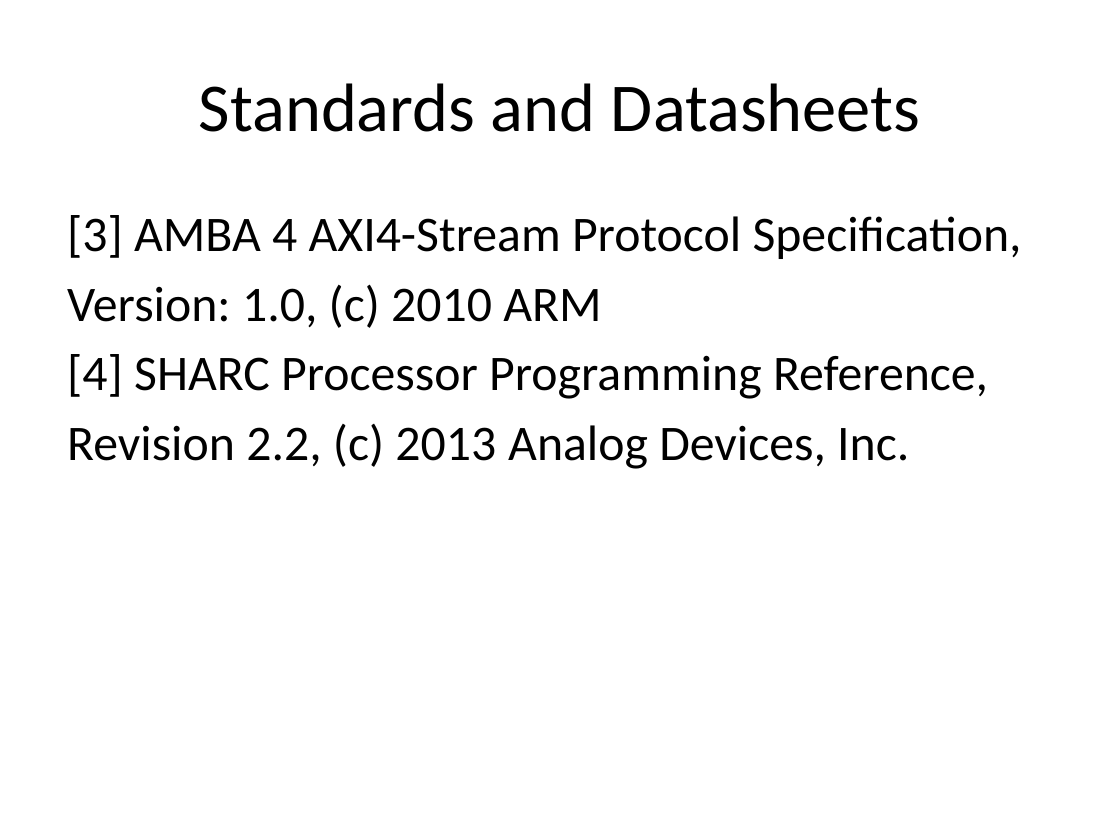
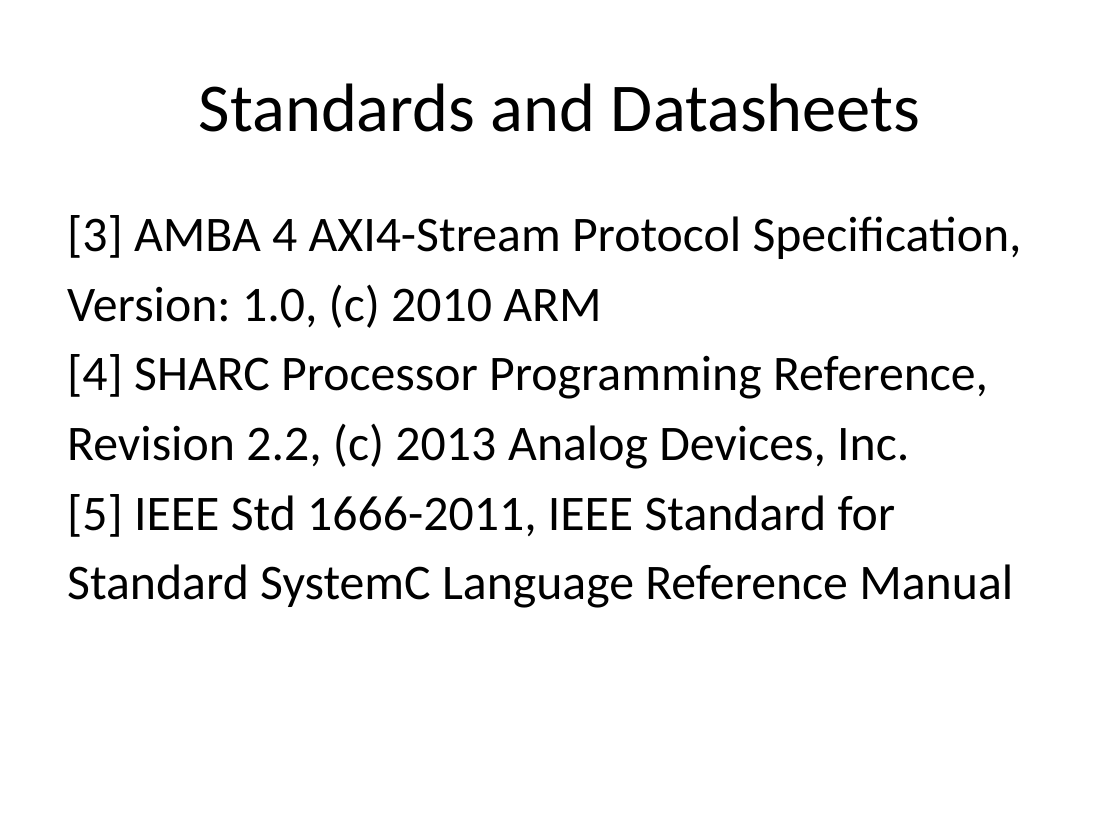
Before and after one commit to timurkelin/simsimd, a slide deck: slide 119 of doc/simsimd.pptx (slide 110 before the commit). Drawn at 1120x840 pixels with LibreOffice and Linux fonts; fonts in the diff are those of the drawing; background and template pictures are left out. Boxes give left, top, right and bottom in pixels: in the first picture for what was removed or moved away, otherwise in the second. Text is boxed around its words. In the diff, an @@ line names an element or a change of style, - is before the commit and + after.

Commit message:
Update

```diff
--- a/doc/simsimd.pptx
+++ b/doc/simsimd.pptx
@@ text at box(67, 494, 1013, 608): paragraphs added @@
+[5] IEEE Std 1666-2011, IEEE Standard for
+Standard SystemC Language Reference Manual
```
Also in this commit, not shown: 9 slides added.
